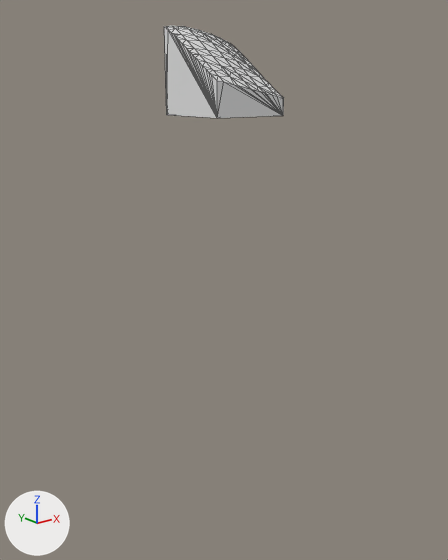
A saved change to the glTF model assets/terrain/surface_pieces/surf_26_5.glb.
One viewpoint serves both versions: a camera (50 mm lens) standing at (-1.7, 52.3, -23.3) and looking at (22.6, 82.7, -35.5). Every picture has the same lights, and +X, +Y and +Z are marked at lower left. The first picture is the older version. Mesh edges are drawn as thin lines on the coarser meshes. Where no turn or scale is listed for an object, it has been applied to the vertices.

Script lines for the objects in view, before the commit:
```python
me_geometry_0 = bpy.data.meshes.new('geometry_0')
me_geometry_0.from_pydata(...)  # 110 vertices, 216 faces; spans x 20.0..25.0, y 80.0..85.0, z -25.0..-19.92
ob_geometry_0 = bpy.data.objects.new('geometry_0', me_geometry_0)
ob_geometry_0.location = (0.0, 0.0, 0.0)
```
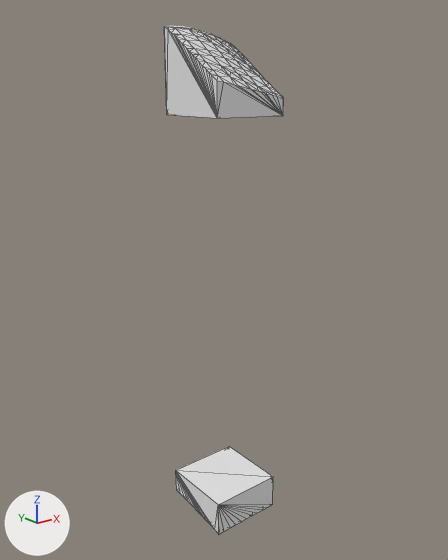
What the commit changed:
Mesh me_layer_7 is new.
It has 83 vertices, 162 faces and spans x 20.0..25.0, y 80.0..85.0, z -52.4..-50.0.
Object 'layer_7' (ob_layer_7) is new; it shows me_layer_7.
Its location is (0.0, 0.0, 0.0).

Location of each change, (x1, y1, x2, y2) in pixels of the pictures (448 x 560 px):
'layer_7', added
    after: (176, 446, 273, 534)
